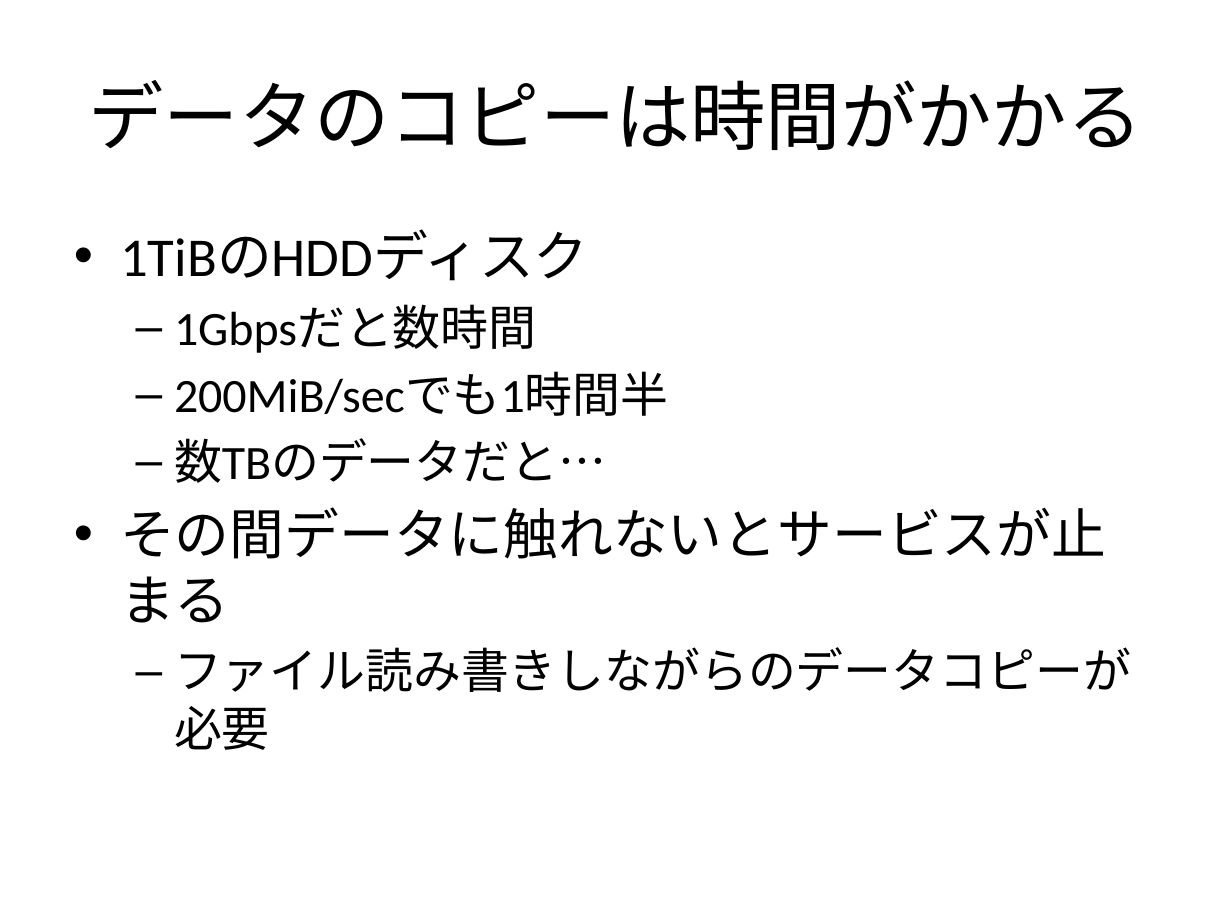
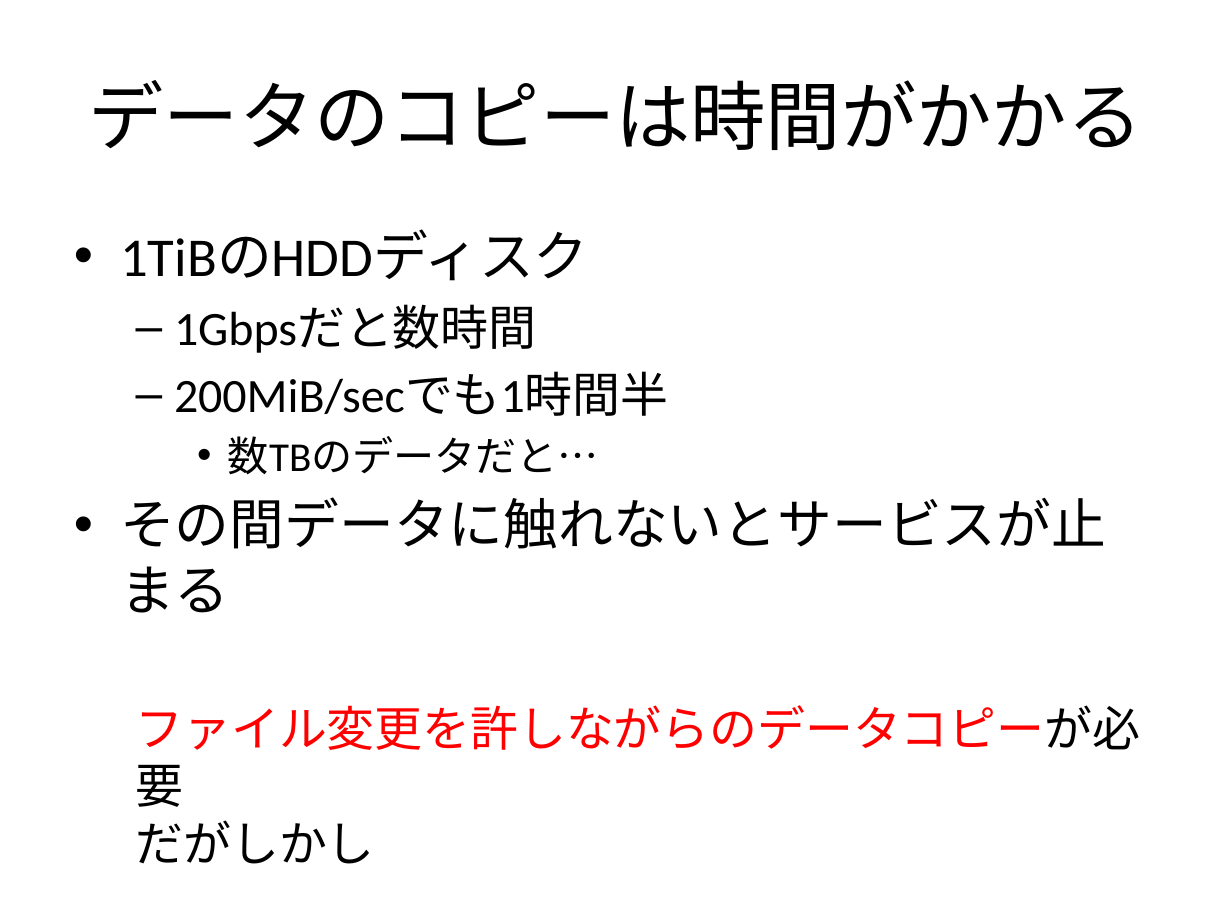
Before and after one commit to walb-linux/walb-tools, a slide deck: slide 6 of doc/walb-is-hard.pptx (slide 4 before the commit). Drawn at 1232x924 pixels with LibreOffice and Linux fonts; fonts in the diff are those of the drawing. Boxes give left, top, right and bottom in pixels: in the first picture for what was removed or moved away, otherwise in the second. Text is boxed around its words. In the diff, an @@ line names an element or a change of style, - is before the commit and + after.

```diff
--- a/doc/walb-is-hard.pptx
+++ b/doc/walb-is-hard.pptx
@@ text at [228, 436, 599, 475]: size 28 to 24 pt in "数TBのデータだと…"; bullet – to •; list level 2 to 3 in "数TBのデータだと…" @@
@@ text at [136, 705, 1141, 807]: text changed; text colour #000000 to #FF0000 @@
-  – ファイル読み書きしながらのデータコピーが必要
+  ファイル変更を許しながらのデータコピーが必要
+  だがしかし
```
Also in this commit, not shown: 13 other slides changed, 5 slides added, 1 slide removed.
